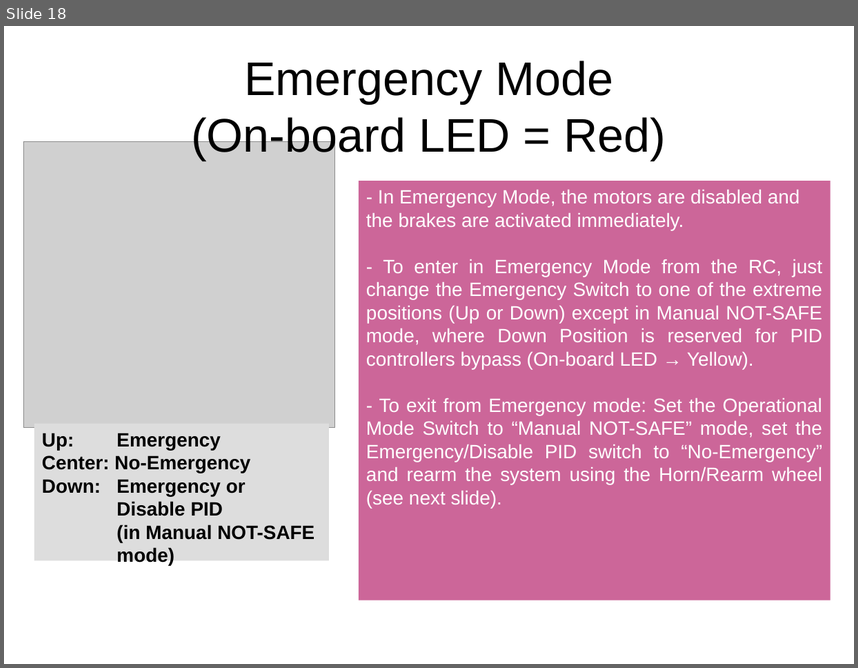
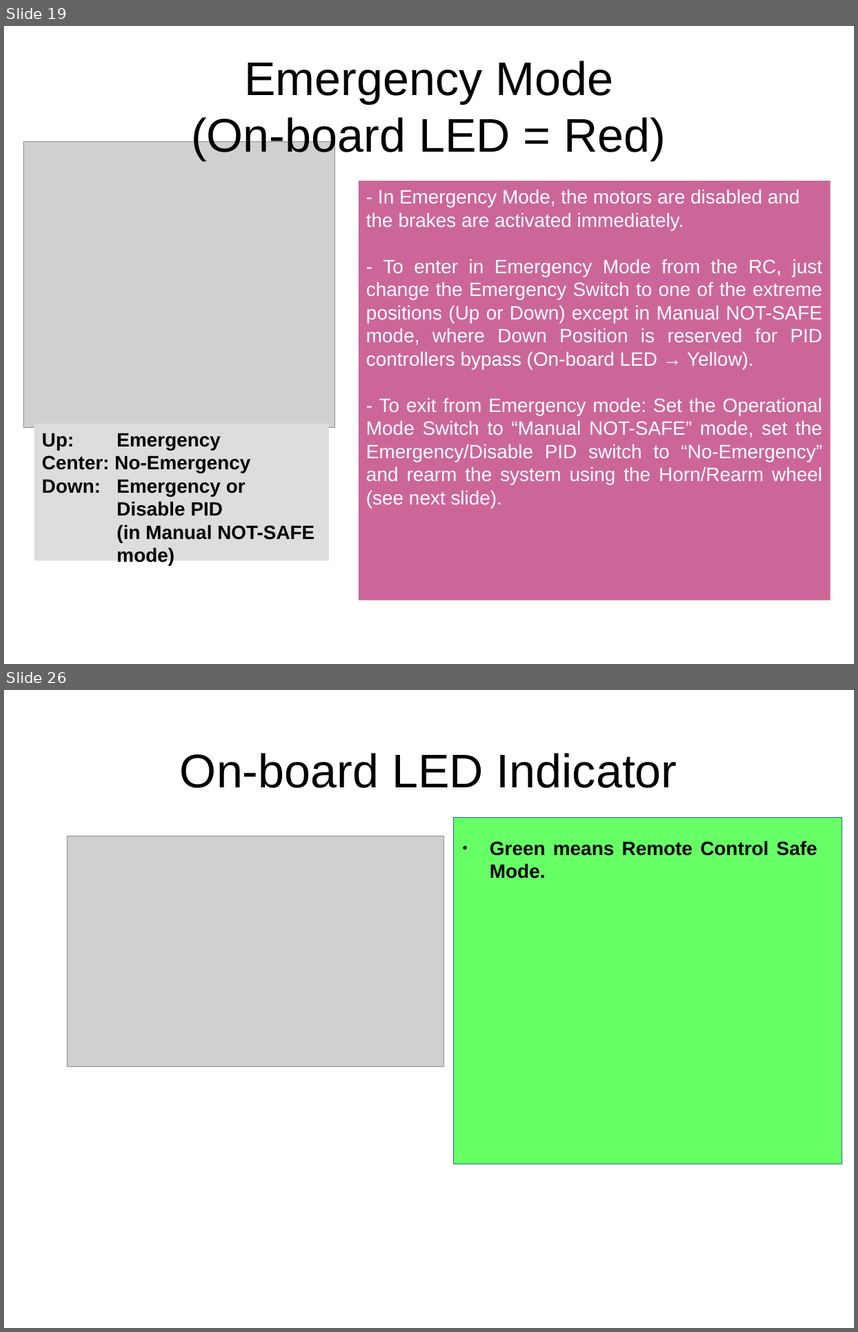
Before and after one commit to AUROVA-LAB/aurova_clear, a slide deck: documentation/clear_user_manual.odp. Shown one above the other, each under a label of ours: slide 18 before the commit, slides 19 and 26 after it; the slides between them are not shown. The pictures are 858x668 and 858x1332 pixels, drawn with LibreOffice and Linux fonts; fonts in the diff are those of the drawing; grey boxes stand for pictures. Boxes give left, top, right and bottom in pixels: in the first picture for what was removed or moved away, otherwise in the second. Text is boxed around its words. In the diff, an @@ line names an element or a change of style, - is before the commit and + after.

```diff
--- a/documentation/clear_user_manual.odp
+++ b/documentation/clear_user_manual.odp
@@ slide 26 added at [4, 690, 854, 1328], background #FFFFFF @@
@@ title added at [180, 753, 677, 788], 44 pt, text #000000 @@
+On-board LED Indicator
@@ rectangle added at [454, 817, 842, 1163], fill #66FF66, outline #3465A4 0 pt @@
@@ picture added at [67, 836, 444, 1067] @@
@@ text added at [490, 840, 818, 878], 18 pt, text #000000, bold @@
+● Green means Remote Control Safe Mode.
@@ what was slide 18 is now slide 19 @@
```
Also in this commit, not shown: 8 slides changed, 28 other slides added, 3 other files.
